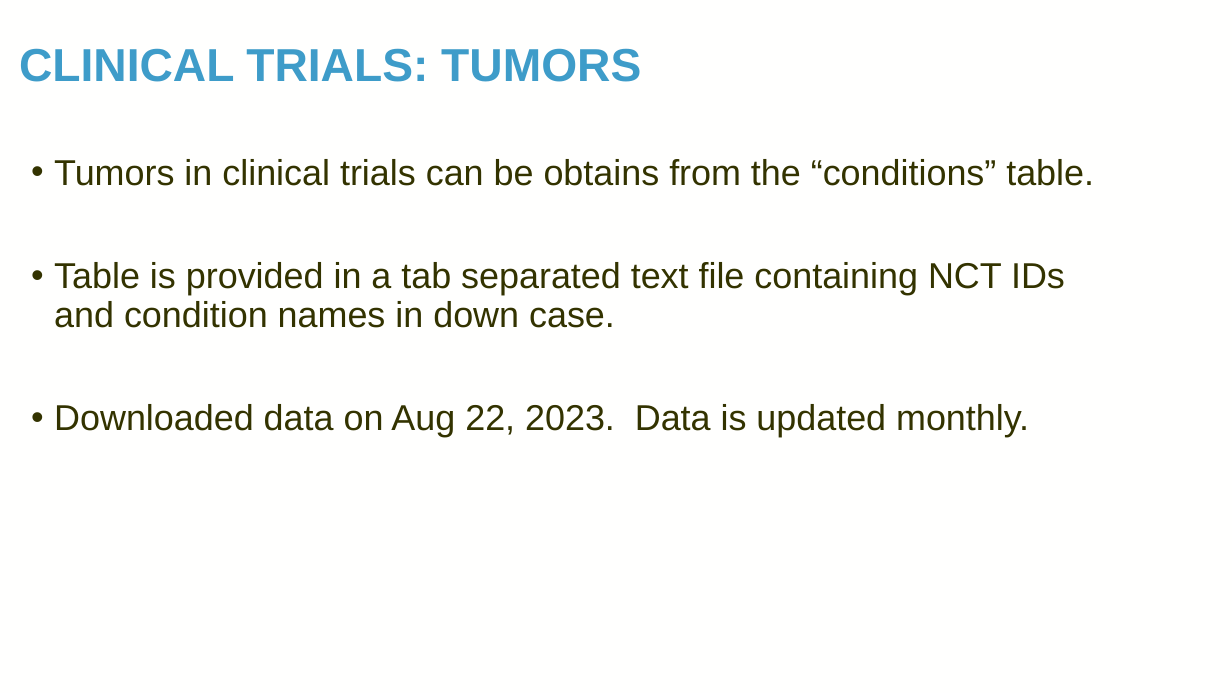
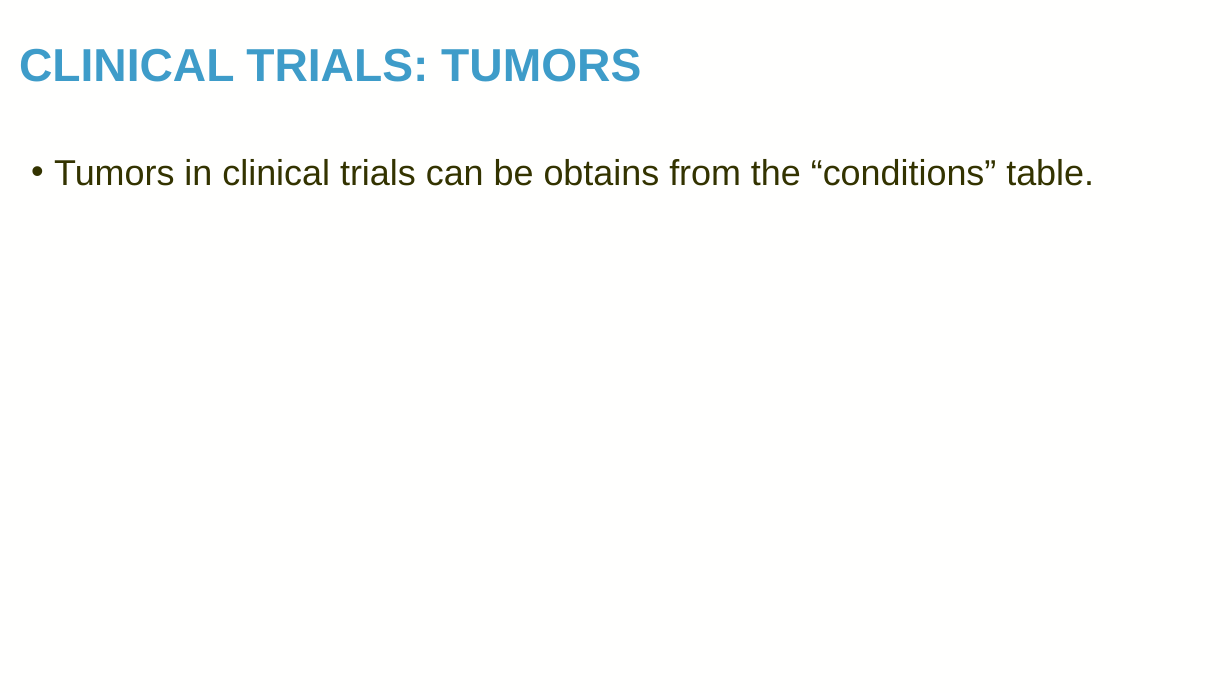
Before and after one commit to TaylorResearchLab/CANTOS, a slide deck: slide 10 of presentations/BIG_2024.pptx (slide 8 before the commit). Drawn at 1232x693 pixels with LibreOffice and Linux fonts; fonts in the diff are those of the drawing; background and template pictures are left out. Boxes give left, top, right and bottom in pixels: in the first picture for what was removed or moved away, otherwise in the second. Text is boxed around its words. In the diff, an @@ line names an element or a change of style, - is before the commit and + after.

Commit message:
adding tumor extraction pipeline to ppt

```diff
--- a/presentations/BIG_2024.pptx
+++ b/presentations/BIG_2024.pptx
@@ text at [54, 262, 1065, 437]: paragraphs removed @@
-• Table is provided in a tab separated text file containing NCT IDs and condition names in down case.
-• Downloaded data on Aug 22, 2023. Data is updated monthly.
```
Also in this commit, not shown: 1 other slide changed, 1 slide added, 2 other files.
